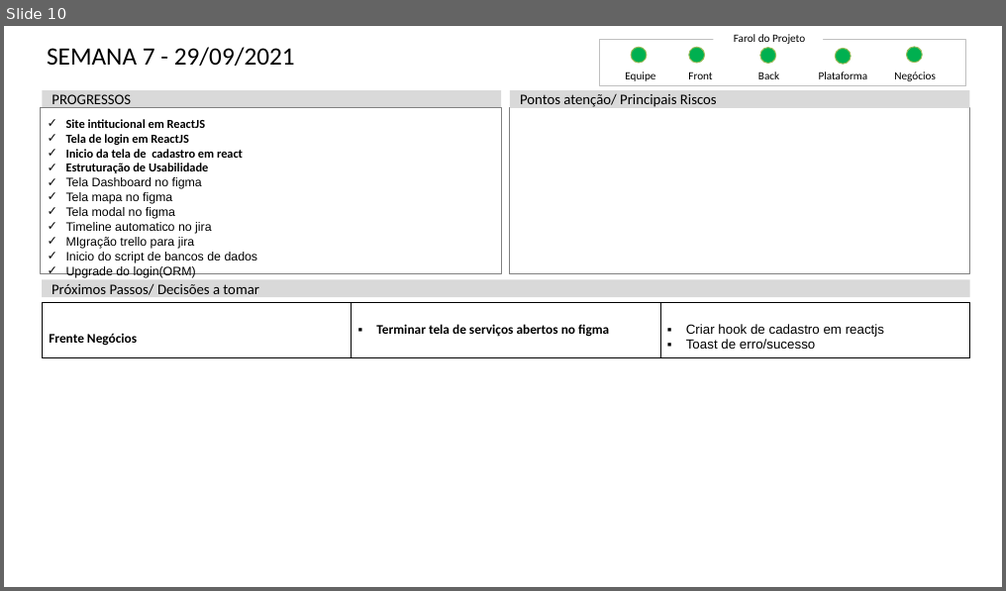
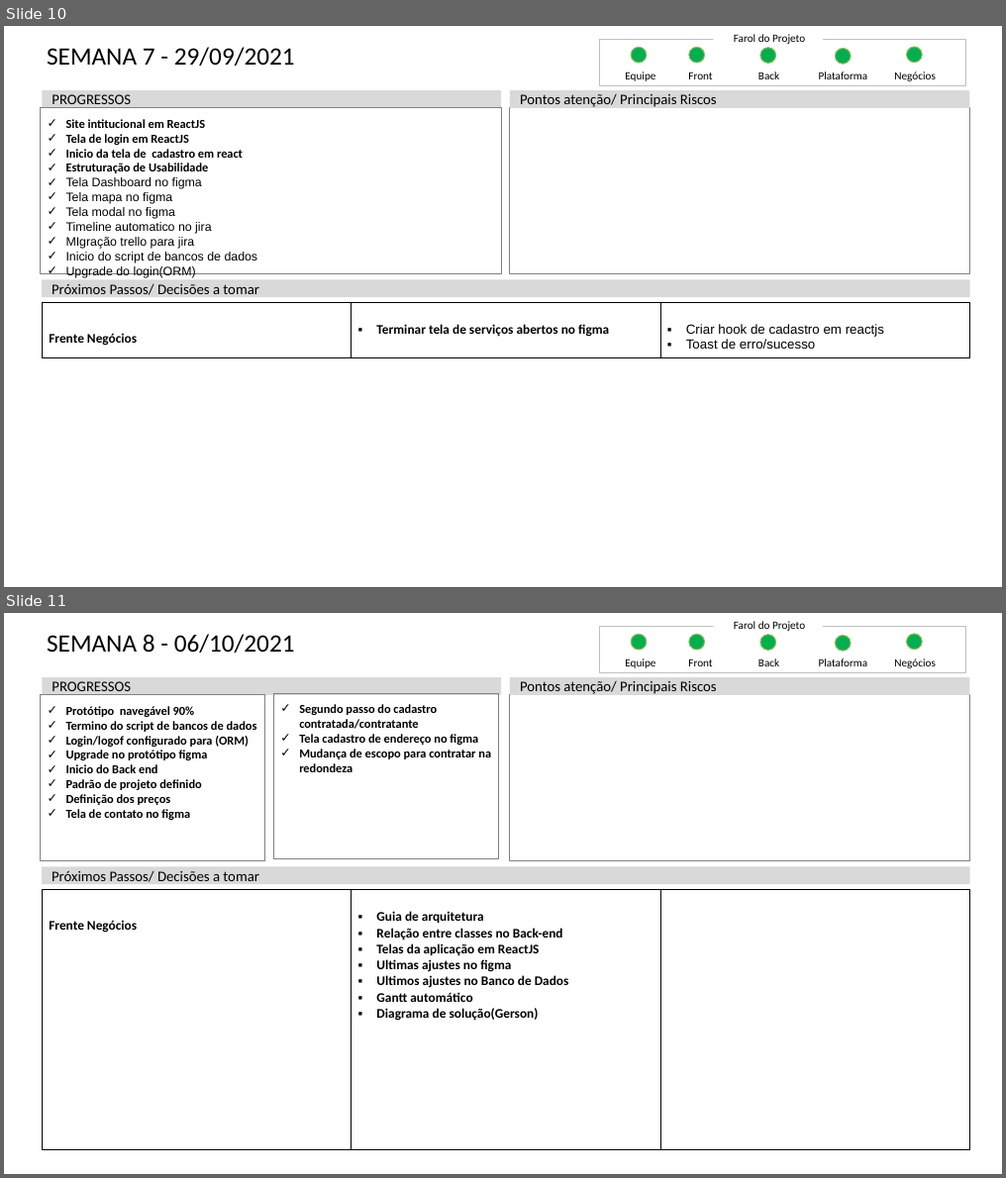
Before and after one commit to robertogsl/Grupo1-3ADSA, a slide deck: Documentação/Status report.pptx. Shown one above the other, each under a label of ours: slide 10 before the commit, slides 10 and 11 after it. The pictures are 1006x591 and 1006x1178 pixels, drawn with LibreOffice and Linux fonts; fonts in the diff are those of the drawing. Boxes give left, top, right and bottom in pixels: in the first picture for what was removed or moved away, otherwise in the second. Text is boxed around its words. In the diff, an @@ line names an element or a change of style, - is before the commit and + after.

```diff
--- a/Documentação/Status report.pptx
+++ b/Documentação/Status report.pptx
@@ slide 11 added at box(4, 613, 1002, 1174), background #FFFFFF @@
@@ text added at box(47, 634, 295, 653), 26.5 pt, text #000000 @@
+SEMANA 8 - 06/10/2021
@@ rectangle added at box(599, 627, 966, 672), outline #BFBFBF 0.51 pt @@
@@ ellipse added at box(631, 634, 647, 650), fill #00B050, outline #9BBB59 0.99 pt @@
@@ ellipse added at box(689, 634, 705, 650), fill #00B050, outline #9BBB59 0.99 pt @@
@@ rectangle added at box(714, 616, 824, 632), fill #FFFFFF, 11.8 pt, text #000000 @@
+Farol do Projeto
@@ ellipse added at box(760, 635, 776, 651), fill #00B050, outline #9BBB59 0.99 pt @@
@@ ellipse added at box(835, 636, 850, 651), fill #00B050, outline #9BBB59 0.99 pt @@
@@ ellipse added at box(906, 634, 922, 649), fill #00B050, outline #9BBB59 0.99 pt @@
@@ text added at box(625, 659, 655, 668), 11.8 pt, text #000000 @@
+Equipe
@@ text added at box(688, 659, 712, 666), 11.8 pt, text #000000 @@
+Front
@@ text added at box(758, 659, 779, 666), 11.8 pt, text #000000 @@
+Back
@@ text added at box(819, 659, 868, 666), 11.8 pt, text #000000 @@
+Plataforma
@@ text added at box(894, 659, 935, 668), 11.8 pt, text #000000 @@
+Negócios
@@ rectangle added at box(41, 695, 265, 861), outline #808080 0.99 pt, 13 pt, text #000000, bold @@
+✓ Protótipo navegável 90%
+✓ Termino do script de bancos de dados
+✓ Login/logof configurado para (ORM)
+✓ Upgrade no protótipo figma
+✓ Inicio do Back end
+✓ Padrão de projeto definido
+✓ Definição dos preços
+✓ Tela de contato no figma
@@ rectangle added at box(42, 677, 502, 695), fill #D9D9D9, 15.5 pt, text #000000 @@
+PROGRESSOS
@@ rectangle added at box(274, 694, 499, 860), outline #808080 0.99 pt, 13 pt, text #000000, bold @@
+✓ Segundo passo do cadastro contratada/contratante
+✓ Tela cadastro de endereço no figma
+✓ Mudança de escopo para contratar na redondeza
@@ rectangle added at box(509, 695, 970, 861), outline #808080 0.99 pt @@
@@ rectangle added at box(510, 677, 969, 695), fill #D9D9D9, 15.5 pt, text #000000 @@
+Pontos atenção/ Principais Riscos
@@ rectangle added at box(42, 866, 970, 884), fill #D9D9D9, 15.5 pt, text #000000 @@
+Próximos Passos/ Decisões a tomar
@@ table added at box(42, 890, 970, 1151), 1 rows, 3 columns @@
+Frente Negócios | Guia de arquitetura / Relação entre classes no Back-end / Telas da aplicação em ReactJS / Ultimas ajustes no figma / Ultimos ajustes no Banco de Dados / Gantt automático / Diagrama de solução(Gerson) | 
```
Also in this commit, not shown: 1 other file.
